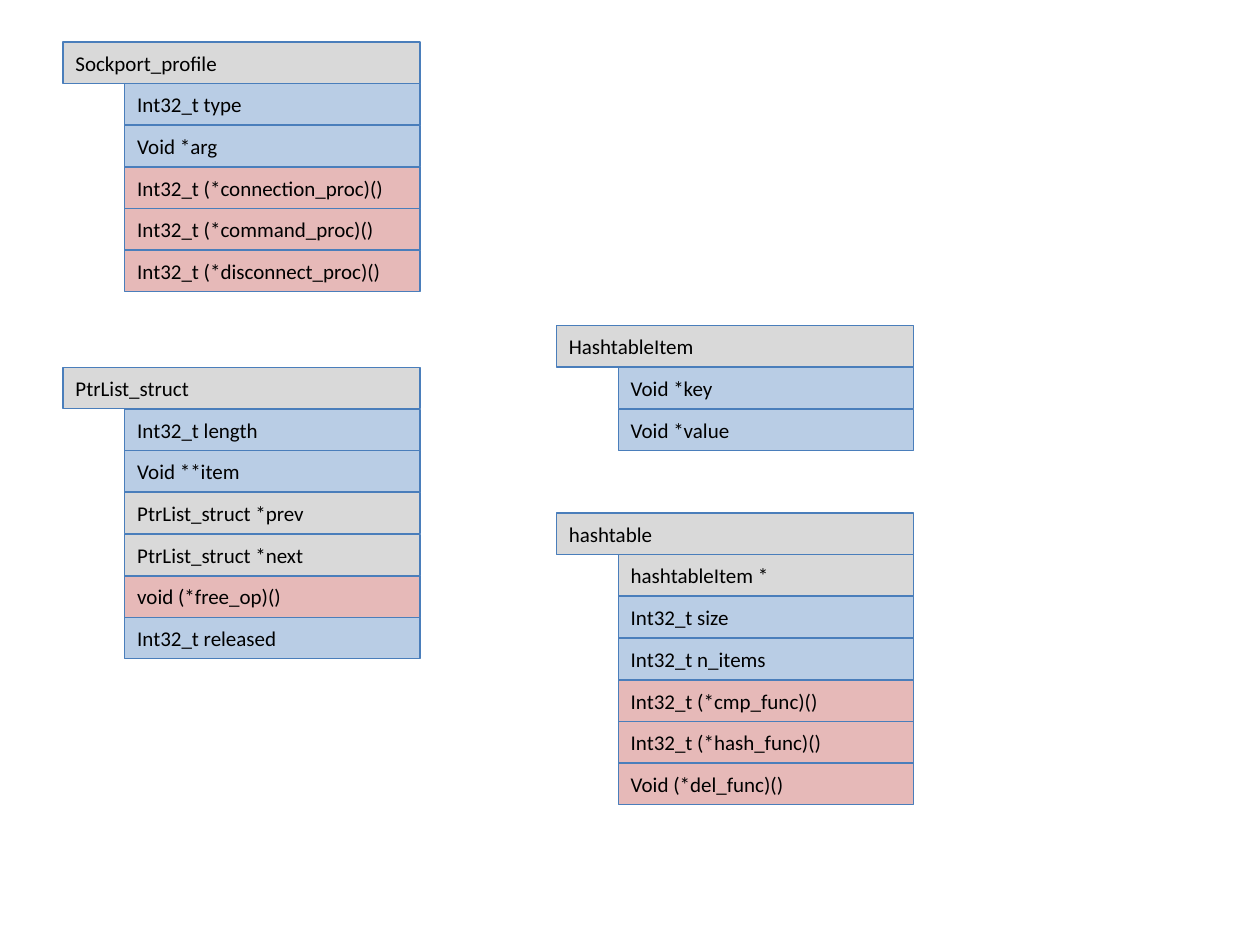
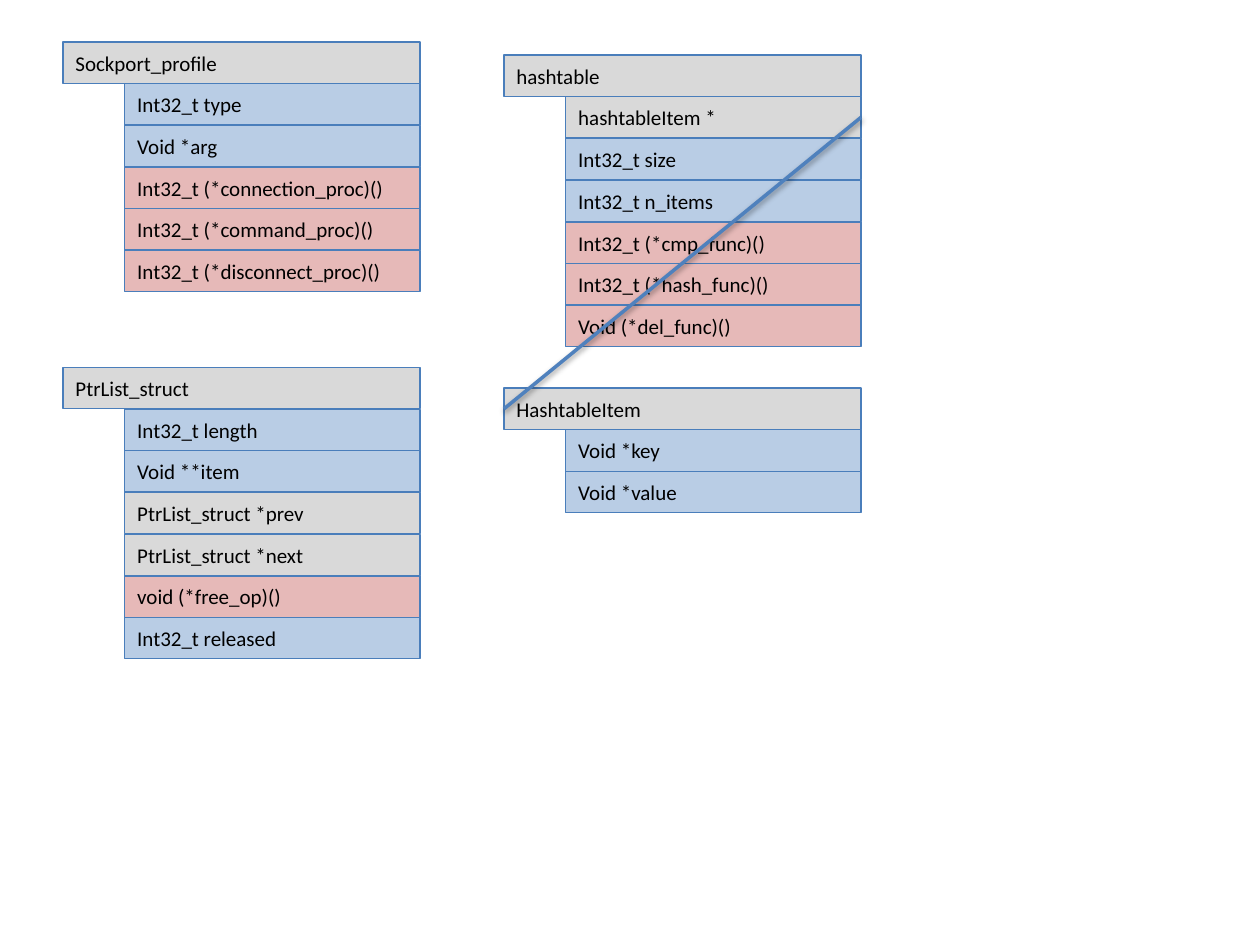
Before and after one commit to haraisao/OpenRTM-aist-C, a slide deck: slide 15 of doc/RtORB-struct-defs2.pptx (slide 12 before the commit). Drawn at 1260x945 pixels with LibreOffice and Linux fonts; fonts in the diff are those of the drawing. Boxes give left, top, right and bottom in pixels: in the first picture for what was removed or moved away, otherwise in the second. Text is boxed around its words. In the diff, an @@ line names an element or a change of style, - is before the commit and + after.

```diff
--- a/doc/RtORB-struct-defs2.pptx
+++ b/doc/RtORB-struct-defs2.pptx
@@ line added from (861, 117) to (504, 408), #4F81BD 2 pt @@
@@ rectangle "hashtableItem *": place and size @@
-rectangle "hashtableItem *" at (619, 554, 914, 596)
+rectangle "hashtableItem *" at (566, 97, 861, 139)
@@ rectangle "Int32_t size": place and size @@
-rectangle "Int32_t size" at (619, 596, 914, 638)
+rectangle "Int32_t size" at (566, 139, 861, 180)
@@ 5 rectangles: place and size @@
-5 rectangles at (557, 513, 914, 805)
+5 rectangles at (504, 55, 861, 346)
@@ 3 rectangles: place and size @@
-3 rectangles at (557, 326, 914, 451)
+3 rectangles at (504, 388, 861, 513)
```
Also in this commit, not shown: 7 other slides changed, 3 slides added, 10 other files.
